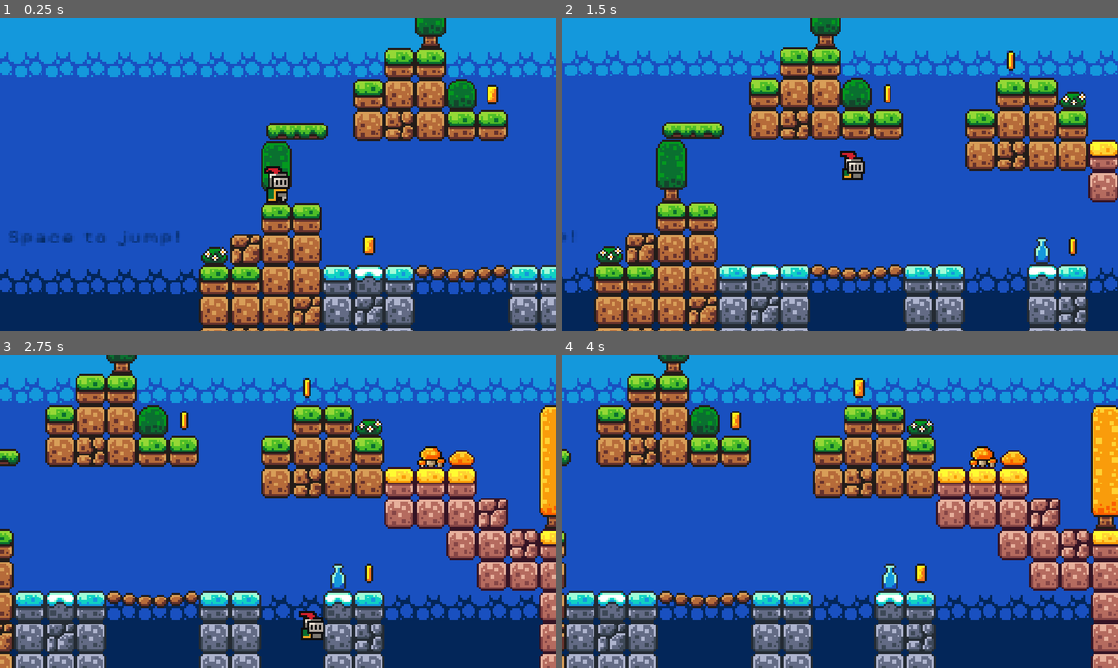
Above: before the commit, frames 1-4 (two rows, left to right).
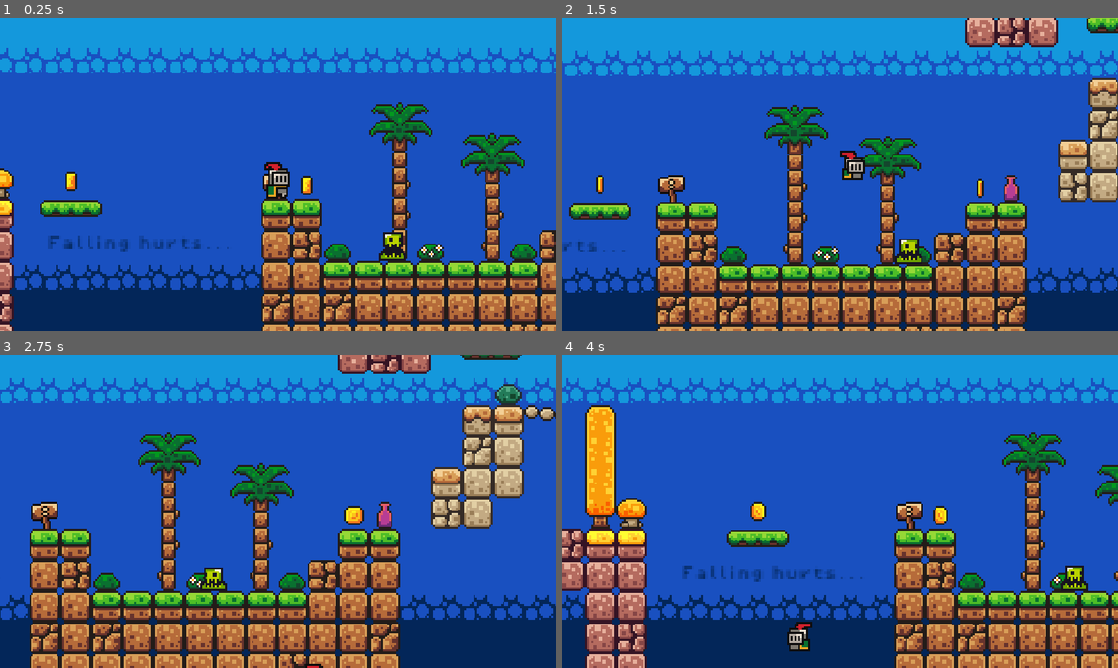
Above: after the commit, the same moments.

Repository: Leafys-Dev/learning-godot-1
Game: Godot game, scene res://scenes/game.tscn
Same seed, same stepped clock (60 frames per second), same inputs: the game is played once before the commit and once after it.
Inputs (mouse positions are in pixels of both pictures, inside the frame that each line leads up to):
- Up to frame 1 (0.25 s): no input
- Up to frame 2 (1.5 s): tap Enter at 0.5 s; move the mouse to (962, 158) at 0.52 s; hold Right (move_right) 0.53-1.25 s; click (962, 158) at 0.67 s; tap Space (jump) at 0.77, 1.07 s; drag from (728, 190) to (795, 233) at 1.27 s
- Up to frame 3 (2.75 s): move the mouse to (333, 442) at 2.02 s; hold Right (move_right) from 2.03 s (still down)
- Up to frame 4 (4 s): release Right (move_right) at 2.75 s; drag from (812, 574) to (867, 386) at 2.77 s; move the mouse to (1006, 558) at 3.52 s; hold Left (move_left) from 3.53 s (still down); tap Space (jump) at 3.77 s

The runs differ from the first frame. In frame 1, 33% of the frame differs, in the area x 0-100%, y 0-100%; in frame 2, 43%; in frame 3, 55%; in frame 4, 52%.

Commit message:
Added HP to green slime and on hit when player touch slime head

Diff:
--- a/default_bus_layout.tres
+++ b/default_bus_layout.tres
@@ -5,7 +5,7 @@
 bus/1/solo = false
 bus/1/mute = false
 bus/1/bypass_fx = false
-bus/1/volume_db = -9.632782
+bus/1/volume_db = -20.376356
 bus/1/send = &"Master"
 bus/2/name = &"VFX"
 bus/2/solo = false
--- /dev/null
+++ b/scenes/enemy_hit_zone.tscn
@@ -0,0 +1,9 @@
+[gd_scene format=3 uid="uid://bnwhkqvnqluk5"]
+
+[ext_resource type="Script" uid="uid://yujj61oc2hmb" path="res://scripts/enemy_hit_zone.gd" id="1_7bbvs"]
+
+[node name="Enemy Hit Zone" type="Area2D" unique_id=1100414768]
+collision_mask = 2
+script = ExtResource("1_7bbvs")
+
+[connection signal="body_entered" from="." to="." method="_on_body_entered"]
--- a/scenes/game.tscn
+++ b/scenes/game.tscn
@@ -82,7 +82,7 @@
 tile_set = ExtResource("1_iywne")
 
 [node name="Player" parent="." unique_id=1032436025 instance=ExtResource("1_uwrxv")]
-position = Vector2(25, 33)
+position = Vector2(489, 36)
 
 [node name="Camera2D" type="Camera2D" parent="Player" unique_id=568916050]
 position = Vector2(0, -7)
@@ -90,9 +90,6 @@
 process_callback = 0
 limit_bottom = 120
 position_smoothing_enabled = true
-
-[node name="Green Slime" parent="." unique_id=1686180015 instance=ExtResource("2_p57ef")]
-position = Vector2(537, 80)
 
 [node name="Killzone" parent="." unique_id=1102605243 instance=ExtResource("5_iywne")]
 position = Vector2(153, 132)
@@ -197,3 +194,6 @@
 theme_override_font_sizes/font_size = 8
 text = "Great job!"
 horizontal_alignment = 1
+
+[node name="Green Slime" parent="." unique_id=1686180015 instance=ExtResource("2_p57ef")]
+position = Vector2(536, 80)
--- a/scenes/green_slime.tscn
+++ b/scenes/green_slime.tscn
@@ -3,6 +3,39 @@
 [ext_resource type="Script" uid="uid://duyqvlp8qg3fi" path="res://scripts/green_slime.gd" id="1_tuic5"]
 [ext_resource type="Texture2D" uid="uid://b2dhyd5wnk0dv" path="res://assets/sprites/slime_green.png" id="2_0pvn7"]
 [ext_resource type="PackedScene" uid="uid://dkybj141hhpye" path="res://scenes/killzone.tscn" id="3_0pvn7"]
+[ext_resource type="PackedScene" uid="uid://bnwhkqvnqluk5" path="res://scenes/enemy_hit_zone.tscn" id="4_4q1e0"]
+
+[sub_resource type="AtlasTexture" id="AtlasTexture_4q1p6"]
+atlas = ExtResource("2_0pvn7")
+region = Rect2(72, 0, 24, 24)
+
+[sub_resource type="AtlasTexture" id="AtlasTexture_vl2pm"]
+atlas = ExtResource("2_0pvn7")
+region = Rect2(48, 0, 24, 24)
+
+[sub_resource type="AtlasTexture" id="AtlasTexture_5q800"]
+atlas = ExtResource("2_0pvn7")
+region = Rect2(24, 0, 24, 24)
+
+[sub_resource type="AtlasTexture" id="AtlasTexture_35rgu"]
+atlas = ExtResource("2_0pvn7")
+region = Rect2(0, 0, 24, 24)
+
+[sub_resource type="AtlasTexture" id="AtlasTexture_t5vyh"]
+atlas = ExtResource("2_0pvn7")
+region = Rect2(0, 48, 24, 24)
+
+[sub_resource type="AtlasTexture" id="AtlasTexture_452or"]
+atlas = ExtResource("2_0pvn7")
+region = Rect2(24, 48, 24, 24)
+
+[sub_resource type="AtlasTexture" id="AtlasTexture_ukqwe"]
+atlas = ExtResource("2_0pvn7")
+region = Rect2(48, 48, 24, 24)
+
+[sub_resource type="AtlasTexture" id="AtlasTexture_5xgja"]
+atlas = ExtResource("2_0pvn7")
+region = Rect2(72, 48, 24, 24)
 
 [sub_resource type="AtlasTexture" id="AtlasTexture_4q1e0"]
 atlas = ExtResource("2_0pvn7")
@@ -24,6 +57,40 @@
 animations = [{
 "frames": [{
 "duration": 1.0,
+"texture": SubResource("AtlasTexture_4q1p6")
+}, {
+"duration": 1.0,
+"texture": SubResource("AtlasTexture_vl2pm")
+}, {
+"duration": 1.0,
+"texture": SubResource("AtlasTexture_5q800")
+}, {
+"duration": 1.0,
+"texture": SubResource("AtlasTexture_35rgu")
+}],
+"loop": 0,
+"name": &"death",
+"speed": 10.0
+}, {
+"frames": [{
+"duration": 1.0,
+"texture": SubResource("AtlasTexture_t5vyh")
+}, {
+"duration": 1.0,
+"texture": SubResource("AtlasTexture_452or")
+}, {
+"duration": 1.0,
+"texture": SubResource("AtlasTexture_ukqwe")
+}, {
+"duration": 1.0,
+"texture": SubResource("AtlasTexture_5xgja")
+}],
+"loop": 0,
+"name": &"hurt",
+"speed": 10.0
+}, {
+"frames": [{
+"duration": 1.0,
 "texture": SubResource("AtlasTexture_4q1e0")
 }, {
 "duration": 1.0,
@@ -36,12 +103,219 @@
 "texture": SubResource("AtlasTexture_io87k")
 }],
 "loop": 1,
-"name": &"default",
+"name": &"walking",
 "speed": 10.0
 }]
 
-[sub_resource type="CircleShape2D" id="CircleShape2D_13qdw"]
-radius = 6.0
+[sub_resource type="RectangleShape2D" id="RectangleShape2D_xrivr"]
+size = Vector2(14, 2)
+
+[sub_resource type="RectangleShape2D" id="RectangleShape2D_11l1o"]
+size = Vector2(14, 6)
+
+[sub_resource type="Animation" id="Animation_4q1e0"]
+length = 0.001
+tracks/0/type = "value"
+tracks/0/imported = false
+tracks/0/enabled = true
+tracks/0/path = NodePath("Enemy Hit Zone/CollisionShape2D:disabled")
+tracks/0/interp = 1
+tracks/0/loop_wrap = true
+tracks/0/keys = {
+"times": PackedFloat32Array(0),
+"transitions": PackedFloat32Array(1),
+"update": 1,
+"values": [false]
+}
+tracks/1/type = "value"
+tracks/1/imported = false
+tracks/1/enabled = true
+tracks/1/path = NodePath("Killzone/CollisionShape2D:disabled")
+tracks/1/interp = 1
+tracks/1/loop_wrap = true
+tracks/1/keys = {
+"times": PackedFloat32Array(0),
+"transitions": PackedFloat32Array(1),
+"update": 1,
+"values": [false]
+}
+tracks/2/type = "value"
+tracks/2/imported = false
+tracks/2/enabled = true
+tracks/2/path = NodePath("RayCastRight:enabled")
+tracks/2/interp = 1
+tracks/2/loop_wrap = true
+tracks/2/keys = {
+"times": PackedFloat32Array(0),
+"transitions": PackedFloat32Array(1),
+"update": 1,
+"values": [true]
+}
+tracks/3/type = "value"
+tracks/3/imported = false
+tracks/3/enabled = true
+tracks/3/path = NodePath("RayCastLeft:enabled")
+tracks/3/interp = 1
+tracks/3/loop_wrap = true
+tracks/3/keys = {
+"times": PackedFloat32Array(0),
+"transitions": PackedFloat32Array(1),
+"update": 1,
+"values": [true]
+}
+
+[sub_resource type="Animation" id="Animation_boo2g"]
+resource_name = "death"
+length = 0.4
+tracks/0/type = "value"
+tracks/0/imported = false
+tracks/0/enabled = true
+tracks/0/path = NodePath("Enemy Hit Zone/CollisionShape2D:disabled")
+tracks/0/interp = 1
+tracks/0/loop_wrap = true
+tracks/0/keys = {
+"times": PackedFloat32Array(0),
+"transitions": PackedFloat32Array(1),
+"update": 1,
+"values": [true]
+}
+tracks/1/type = "value"
+tracks/1/imported = false
+tracks/1/enabled = true
+tracks/1/path = NodePath("Killzone/CollisionShape2D:disabled")
+tracks/1/interp = 1
+tracks/1/loop_wrap = true
+tracks/1/keys = {
+"times": PackedFloat32Array(0),
+"transitions": PackedFloat32Array(1),
+"update": 1,
+"values": [true]
+}
+tracks/2/type = "value"
+tracks/2/imported = false
+tracks/2/enabled = true
+tracks/2/path = NodePath("RayCastRight:enabled")
+tracks/2/interp = 1
+tracks/2/loop_wrap = true
+tracks/2/keys = {
+"times": PackedFloat32Array(0),
+"transitions": PackedFloat32Array(1),
+"update": 1,
+"values": [false]
+}
+tracks/3/type = "value"
+tracks/3/imported = false
+tracks/3/enabled = true
+tracks/3/path = NodePath("RayCastLeft:enabled")
+tracks/3/interp = 1
+tracks/3/loop_wrap = true
+tracks/3/keys = {
+"times": PackedFloat32Array(0),
+"transitions": PackedFloat32Array(1),
+"update": 1,
+"values": [false]
+}
+tracks/4/type = "method"
+tracks/4/imported = false
+tracks/4/enabled = true
+tracks/4/path = NodePath(".")
+tracks/4/interp = 1
+tracks/4/loop_wrap = true
+tracks/4/keys = {
+"times": PackedFloat32Array(0.39999998),
+"transitions": PackedFloat32Array(1),
+"values": [{
+"args": [],
+"method": &"queue_free"
+}]
+}
+tracks/5/type = "method"
+tracks/5/imported = false
+tracks/5/enabled = true
+tracks/5/path = NodePath("AnimatedSprite2D")
+tracks/5/interp = 1
+tracks/5/loop_wrap = true
+tracks/5/keys = {
+"times": PackedFloat32Array(0),
+"transitions": PackedFloat32Array(1),
+"values": [{
+"args": [&"death", 1.0, false],
+"method": &"play"
+}]
+}
+
+[sub_resource type="Animation" id="Animation_kq38r"]
+resource_name = "hurt"
+length = 0.4
+tracks/0/type = "value"
+tracks/0/imported = false
+tracks/0/enabled = true
+tracks/0/path = NodePath("Enemy Hit Zone/CollisionShape2D:disabled")
+tracks/0/interp = 1
+tracks/0/loop_wrap = true
+tracks/0/keys = {
+"times": PackedFloat32Array(0, 0.4),
+"transitions": PackedFloat32Array(1, 1),
+"update": 1,
+"values": [true, false]
+}
+tracks/1/type = "value"
+tracks/1/imported = false
+tracks/1/enabled = true
+tracks/1/path = NodePath("Killzone/CollisionShape2D:disabled")
+tracks/1/interp = 1
+tracks/1/loop_wrap = true
+tracks/1/keys = {
+"times": PackedFloat32Array(0, 0.4),
+"transitions": PackedFloat32Array(1, 1),
+"update": 1,
+"values": [true, false]
+}
+tracks/2/type = "value"
+tracks/2/imported = false
+tracks/2/enabled = true
+tracks/2/path = NodePath("RayCastRight:enabled")
+tracks/2/interp = 1
+tracks/2/loop_wrap = true
+tracks/2/keys = {
+"times": PackedFloat32Array(0, 0.4),
+"transitions": PackedFloat32Array(1, 1),
+"update": 1,
+"values": [false, true]
+}
+tracks/3/type = "value"
+tracks/3/imported = false
+tracks/3/enabled = true
+tracks/3/path = NodePath("RayCastLeft:enabled")
+tracks/3/interp = 1
+tracks/3/loop_wrap = true
+tracks/3/keys = {
+"times": PackedFloat32Array(0, 0.4),
+"transitions": PackedFloat32Array(1, 1),
+"update": 1,
+"values": [false, true]
+}
+tracks/4/type = "method"
+tracks/4/imported = false
+tracks/4/enabled = true
+tracks/4/path = NodePath("AnimatedSprite2D")
+tracks/4/interp = 1
+tracks/4/loop_wrap = true
+tracks/4/keys = {
+"times": PackedFloat32Array(0),
+"transitions": PackedFloat32Array(1),
+"values": [{
+"args": [&"hurt", 1.0, false],
+"method": &"play"
+}]
+}
+
+[sub_resource type="AnimationLibrary" id="AnimationLibrary_kq38r"]
+_data = {
+&"RESET": SubResource("Animation_4q1e0"),
+&"death": SubResource("Animation_boo2g"),
+&"hurt": SubResource("Animation_kq38r")
+}
 
 [node name="Green Slime" type="Node2D" unique_id=1686180015]
 z_index = 5
@@ -50,15 +324,24 @@
 [node name="AnimatedSprite2D" type="AnimatedSprite2D" parent="." unique_id=1017516676]
 position = Vector2(0, -12)
 sprite_frames = SubResource("SpriteFrames_xrivr")
-autoplay = "default"
-frame_progress = 0.029125955
+animation = &"death"
+autoplay = "walking"
+
+[node name="Enemy Hit Zone" parent="." unique_id=1100414768 instance=ExtResource("4_4q1e0")]
+position = Vector2(-16, -10)
+
+[node name="CollisionShape2D" type="CollisionShape2D" parent="Enemy Hit Zone" unique_id=1337611984]
+position = Vector2(16, -3)
+shape = SubResource("RectangleShape2D_xrivr")
+debug_color = Color(0, 0.59374833, 0.7490937, 0.41960785)
 
 [node name="Killzone" parent="." unique_id=1102605243 instance=ExtResource("3_0pvn7")]
 position = Vector2(-3, 3)
 
 [node name="CollisionShape2D" type="CollisionShape2D" parent="Killzone" unique_id=409658586]
-position = Vector2(3, -9)
-shape = SubResource("CircleShape2D_13qdw")
+position = Vector2(3, -6)
+shape = SubResource("RectangleShape2D_11l1o")
+debug_color = Color(0.99806577, 0, 0.120163925, 0.41960785)
 
 [node name="RayCastRight" type="RayCast2D" parent="." unique_id=2135484913]
 position = Vector2(0, -6)
@@ -67,3 +350,8 @@
 [node name="RayCastLeft" type="RayCast2D" parent="." unique_id=1862500324]
 position = Vector2(0, -6)
 target_position = Vector2(-10, 0)
+
+[node name="AnimationPlayer" type="AnimationPlayer" parent="." unique_id=605790170]
+libraries/ = SubResource("AnimationLibrary_kq38r")
+
+[connection signal="animation_finished" from="AnimationPlayer" to="." method="_on_animation_player_animation_finished"]
--- /dev/null
+++ b/scripts/enemy_hit_zone.gd
@@ -0,0 +1,13 @@
+extends Area2D
+
+@onready var green_slime: Node2D = $".."
+@onready var green_slime2: Node2D = $".."
+
+func _on_body_entered(body: Node2D) -> void:
+	# Check if player is on air
+	if body.velocity.y > 0:
+		# Bounce player off slime
+		body.velocity.y = -250
+
+		# Trigger -1 HP
+		green_slime.on_hit()
--- a/scripts/green_slime.gd
+++ b/scripts/green_slime.gd
@@ -1,21 +1,55 @@
 extends Node2D
 
-const SPEED = 60
+enum State {WALKING, HURT, DEATH}
 
-var direction = 1;
+const RIGHT = 1
+const LEFT = -1
+
+var current_state: State = State.WALKING
+
+@export var speed = 50
+var hp = 3
+var direction = RIGHT
 
 @onready var animated_sprite: AnimatedSprite2D = $AnimatedSprite2D
+@onready var animation_player: AnimationPlayer = $AnimationPlayer
 @onready var ray_cast_right: RayCast2D = $RayCastRight
 @onready var ray_cast_left: RayCast2D = $RayCastLeft
 
+@onready var enemy_hit_zone: Area2D = $"Enemy Hit Zone"
+@onready var killzone: Area2D = $Killzone
+
+
 # Called every frame. 'delta' is the elapsed time since the previous frame.
 func _process(delta: float) -> void:
-	position.x += direction * SPEED * delta
+	match current_state:
+		State.WALKING:
+			animated_sprite.play("walking")
+			position.x += direction * speed * delta
 
-	if ray_cast_right.is_colliding():
-		direction = -1
-		animated_sprite.flip_h = true
+			if ray_cast_left.is_colliding():
+				direction = RIGHT
+				animated_sprite.flip_h = false
+			elif ray_cast_right.is_colliding():
+				direction = LEFT
+				animated_sprite.flip_h = true
 
-	if ray_cast_left.is_colliding():
-		direction = 1
-		animated_sprite.flip_h = false
+		State.HURT:
+			pass
+		State.DEATH:
+			pass
+
+func on_hit():
+	hp -= 1
+
+	if hp > 0:
+		current_state = State.HURT
+		animation_player.call_deferred("play", "hurt")
+	elif hp == 0:
+		animation_player.call_deferred("play", "death")
+		current_state = State.DEATH
+
+
+func _on_animation_player_animation_finished(anim_name: StringName) -> void:
+	if anim_name == "hurt":
+		current_state = State.WALKING
--- a/scripts/killzone.gd
+++ b/scripts/killzone.gd
@@ -2,9 +2,10 @@
 
 @onready var timer: Timer = $Timer
 
-func _on_body_entered(_body: Node2D) -> void:
+func _on_body_entered(body: Node2D) -> void:
 	print("You Died!")
 	Engine.time_scale = 0.5
+	body.get_node("CollisionShape2D").queue_free()
 	timer.start()
 
 func _on_timer_timeout() -> void:
Not shown, added: scripts/enemy_hit_zone.gd.uid
Not shown, changed: GEMINI.md
Not shown, added: scenes/green_slime.tscn22773659706.tmp
Not shown, added: scenes/green_slime.tscn22777834785.tmp
